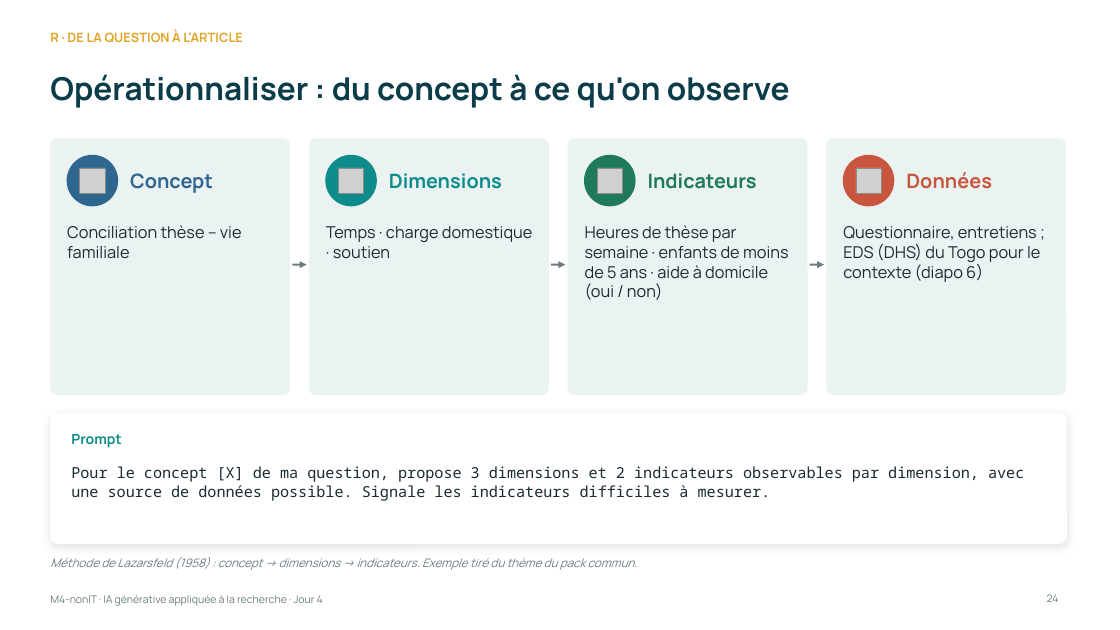
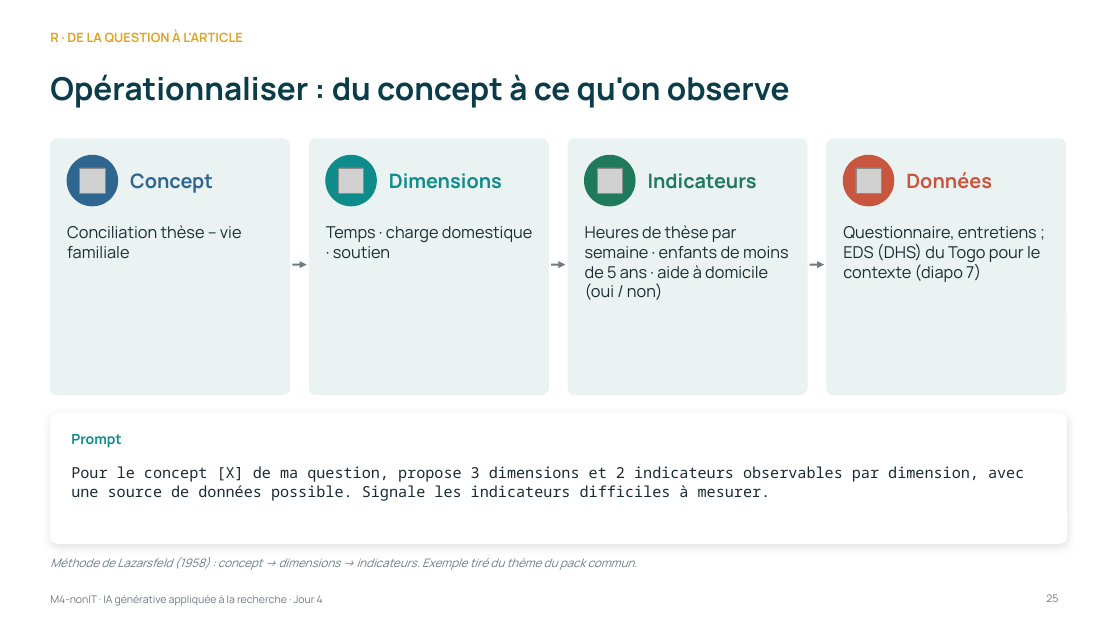
Before and after one commit to Amevi-isi/formation-chercheur-univ, a slide deck: slide 25 of module4_nonIT/M4-nonIT_IA_generative_appliquee.pptx (slide 24 before the commit). Drawn at 1120x630 pixels with LibreOffice and Linux fonts; fonts in the diff are those of the drawing; grey boxes stand for pictures. Boxes give left, top, right and bottom in pixels: in the first picture for what was removed or moved away, otherwise in the second. Text is boxed around its words. In the diff, an @@ line names an element or a change of style, - is before the commit and + after.

```diff
--- a/module4_nonIT/M4-nonIT_IA_generative_appliquee.pptx
+++ b/module4_nonIT/M4-nonIT_IA_generative_appliquee.pptx
@@ text at bbox=[843, 226, 1040, 282]: text changed @@
-Questionnaire, entretiens ; EDS (DHS) du Togo pour le contexte (diapo 6)
+Questionnaire, entretiens ; EDS (DHS) du Togo pour le contexte (diapo 7)
@@ page number at bbox=[1046, 594, 1058, 602]: text changed @@
-24
+25
```
Also in this commit, not shown: 5 other slides changed, 1 slide added, 1 other file.
